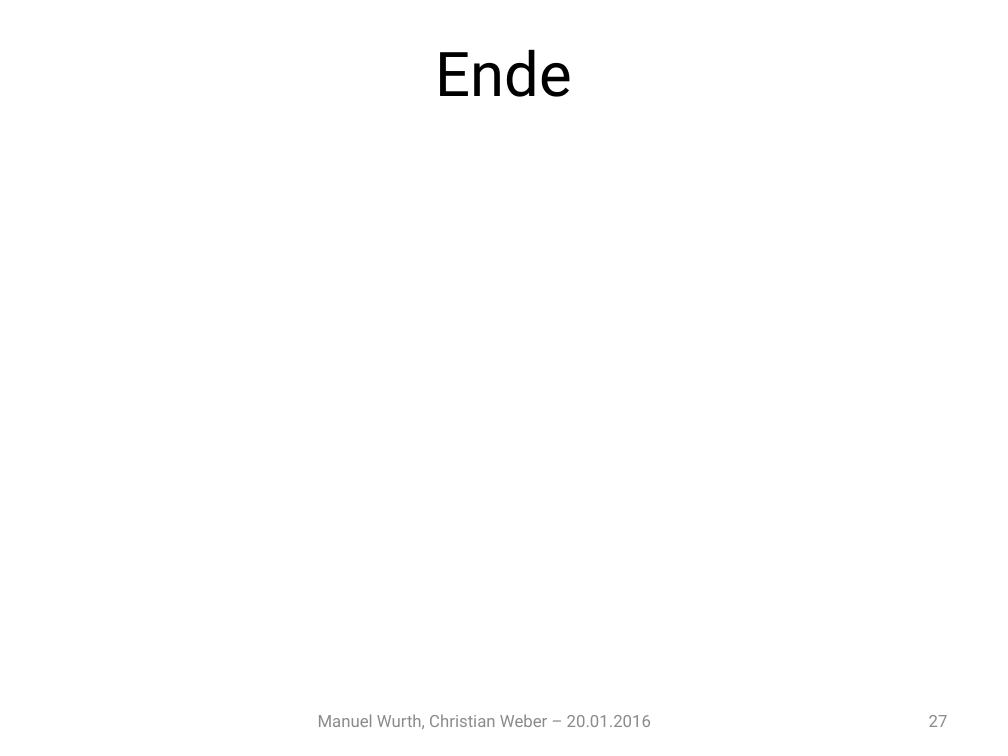
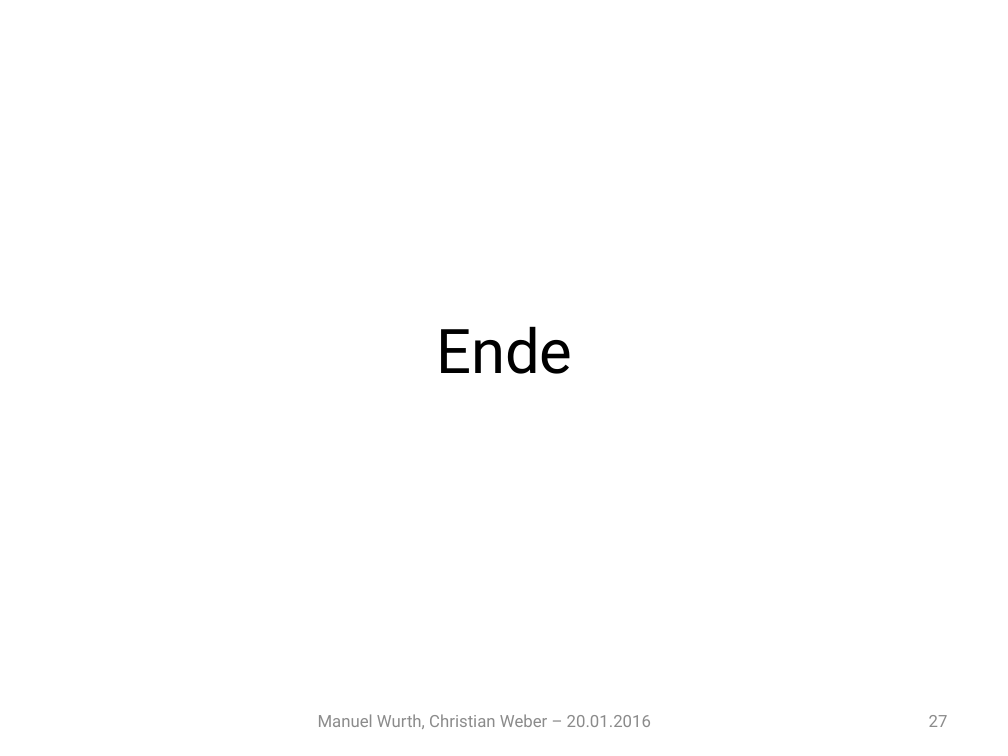
Before and after one commit to Mudvayne/FischertechnikSimulator, a slide deck: slide 27 of Documentation/Präsentation/Präsentation.pptx. Drawn at 1008x756 pixels with LibreOffice and Linux fonts; fonts in the diff are those of the drawing; background and template pictures are left out. Boxes give left, top, right and bottom in pixels: in the first picture for what was removed or moved away, otherwise in the second. Text is boxed around its words. In the diff, an @@ line names an element or a change of style, - is before the commit and + after.

```diff
--- a/Documentation/Präsentation/Präsentation.pptx
+++ b/Documentation/Präsentation/Präsentation.pptx
@@ title "Ende": place and size @@
-title "Ende" at <box>436,49,572,97</box>
+title "Ende" at <box>436,326,572,374</box>
```
Also in this commit, not shown: 5 other slides changed.
